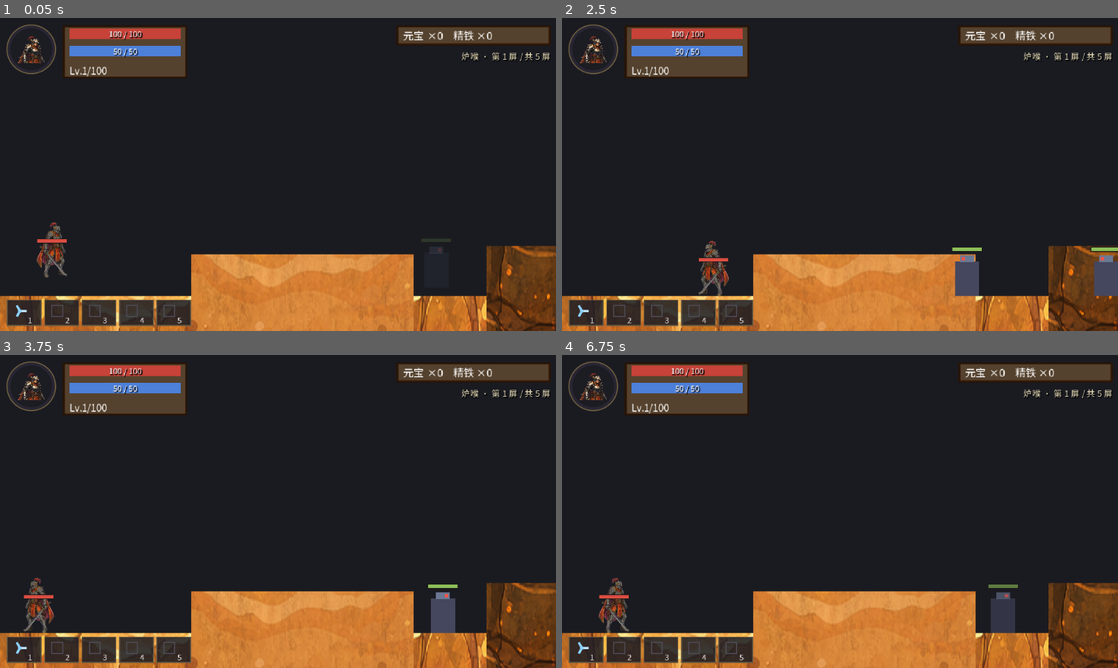
Above: before the commit, frames 1-4 (two rows, left to right).
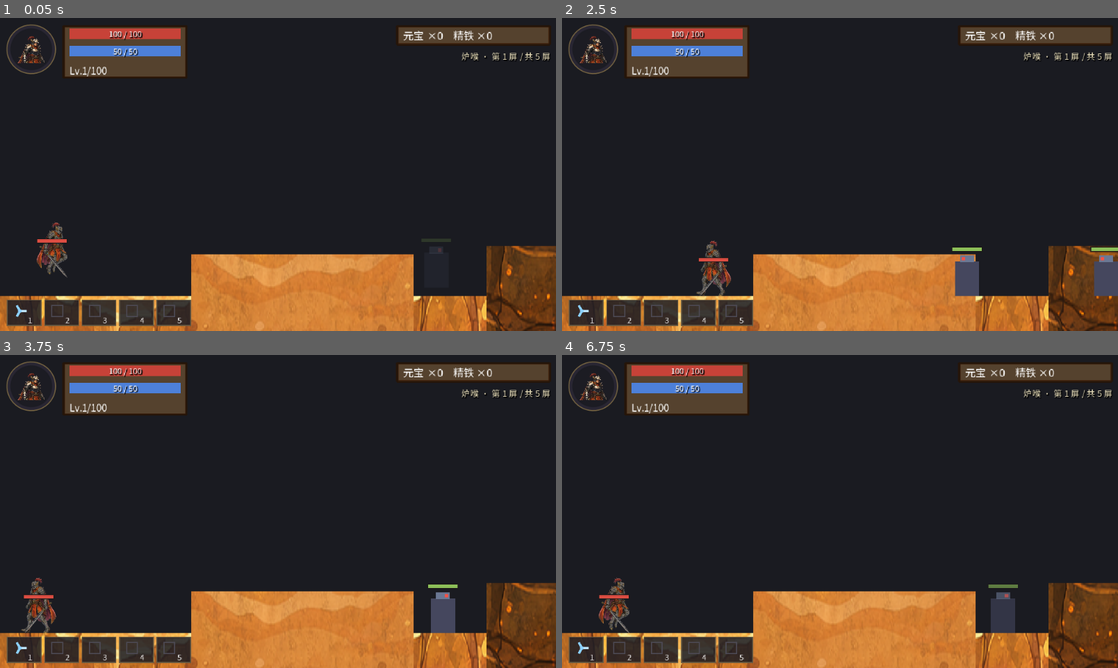
Above: after the commit, the same moments.

Repository: aachean/bailian
Game: Godot game, scene res://scenes/stages/luhou.tscn
Same seed, same stepped clock (60 frames per second), same inputs: the game is played once before the commit and once after it. This scene is started directly instead of the project's main scene.
Inputs (mouse positions are in pixels of both pictures, inside the frame that each line leads up to):
- Up to frame 1 (0.05 s): no input
- Up to frame 2 (2.5 s): tap Enter (ui_accept) at 0.5 s; move the mouse to (812, 237) at 0.52 s; hold D (move_right) 0.53-1.25 s; tap Space (jump) at 0.6, 0.77, 1.07, 2.3 s; click (812, 237) at 0.67 s; drag from (1006, 221) to (812, 237) at 1.27 s; move the mouse to (673, 127) at 2.02 s; hold A (move_left) from 2.03 s (still down); hold J (attack) from 2.03 s (still down)
- Up to frame 3 (3.75 s): release A (move_left) at 2.75 s; release J (attack) at 2.75 s; drag from (305, 511) to (111, 464) at 2.77 s; move the mouse to (194, 433) at 3.52 s; hold A (move_left) from 3.53 s (still down); tap K (dodge) at 3.6 s
- Up to frame 4 (6.75 s): tap Space (jump) at 3.77, 3.8, 4.07, 5.3 s; release A (move_left) at 4.25 s; drag from (962, 495) to (756, 433) at 4.27 s; move the mouse to (728, 527) at 5.02 s; hold D (move_right) 5.03-5.75 s; tap Keypad Enter at 5.1 s; click (728, 527) at 5.17 s; drag from (895, 442) to (728, 527) at 5.77 s; click "▶ 重新开始" at 6.5 s

The runs differ from the first frame. In frame 1, 0.3% of the frame differs, in the area x 6-13%, y 65-83%; in frame 2, 0.3%; in frame 3, 0.3%, in the area x 3-11%, y 71-89%; in frame 4, 0.3%.

Commit message:
feat(art): 剑客移动帧补齐 —— 走路 A/B 交替（步频随速度）+ 跳跃帧；shot_motion 实拍脚本

Diff:
--- a/scripts/characters/player.gd
+++ b/scripts/characters/player.gd
@@ -359,6 +359,8 @@
 var _skin: Sprite2D = null
 var _skin_frames: Dictionary = {}
 var _skin_base_scale := Vector2.ONE
+## 走路步频时钟（_update_skin_motion 推进）
+var _walk_clock := 0.0
 
 
 func _setup_skin() -> void:
@@ -381,6 +383,11 @@
 		&"windup": load(character.sprite_dir + "/atk_windup.png"),
 		&"strike": load(character.sprite_dir + "/atk_strike.png"),
 	}
+	# 移动帧：存在才进表（缺帧 _set_skin_frame 自动回退当前帧，不崩）
+	for pair in [["walk_a", "walk_a.png"], ["walk_b", "walk_b.png"], ["jump", "jump.png"]]:
+		var p: String = character.sprite_dir + "/" + str(pair[1])
+		if ResourceLoader.exists(p):
+			_skin_frames[StringName(pair[0])] = load(p)
 	_skin.visible = true
 	_skin.texture = _skin_frames[&"idle"]
 	var tex_h := float(_skin.texture.get_height())
@@ -706,8 +713,28 @@
 			_dead_process(delta)
 
 	_update_hurt_flash(delta)
+	_update_skin_motion(delta)
 	_update_facing()
 	move_and_slide()
+
+
+## 移动帧（ADR-0015 补间法的移动侧）：地面两帧走路交替（步频随速度），
+## 空中跳帧（上升/下落共用一帧——下落另配一张是全量铺开时的可选项）。
+## 只管 FREE 状态：攻击/受击的帧由各自流程负责，别在这里抢
+func _update_skin_motion(delta: float) -> void:
+	if not _skin_active() or state != State.FREE:
+		return
+	if not is_on_floor():
+		_set_skin_frame(&"jump")
+		return
+	var speed := absf(velocity.x)
+	if speed < 20.0:
+		_set_skin_frame(&"idle")
+		_walk_clock = 0.0
+		return
+	# 步频随速度：满速约每秒三步（一个周期两帧）
+	_walk_clock += delta * clampf(speed / 140.0, 0.7, 1.6) * 6.0
+	_set_skin_frame(&"walk_a" if fmod(_walk_clock, 2.0) < 1.0 else &"walk_b")
 
 
 ## 受击硬直：输入全部无效，只剩击退的惯性 + 重力。
--- /dev/null
+++ b/tests/shot_motion.gd
@@ -0,0 +1,61 @@
+extends Node
+## 剑客移动帧的实拍：走路 A/B 交替 + 跳跃帧（输出 build/shots/）。
+##     godot --path <项目根> res://tests/shot_motion.tscn
+##
+## 静图只能抓一瞬 —— 走路抓交替中的 B 帧（与 A 明显不同腿），跳跃抓离地上升段。
+## 真正的步频/衔接要进游戏按住方向键看，这里只证明「帧在换、姿势在变」。
+
+const LEVEL := preload("res://scenes/stages/lichang.tscn")
+
+
+func _ready() -> void:
+	var lv := LEVEL.instantiate()
+	add_child(lv)
+	await _frames(6)
+	var player := lv.get_node("Player")
+	player.global_position = Vector2(400.0, 288.0)
+	await _frames(10)
+
+	# 1) 走路：注入向右，跑到步频稳定后抓 B 帧所在瞬间
+	Input.action_press("move_right")
+	for i in 40:
+		await get_tree().physics_frame
+		var skin: Sprite2D = player.get_node("Visuals/Skin")
+		if skin.texture.resource_path.contains("walk_b"):
+			break
+	await _shot("motion_walk_b.png")
+	# 紧接着抓 A 帧
+	for i in 30:
+		await get_tree().physics_frame
+		var skin: Sprite2D = player.get_node("Visuals/Skin")
+		if skin.texture.resource_path.contains("walk_a"):
+			break
+	await _shot("motion_walk_a.png")
+	Input.action_release("move_right")
+
+	# 2) 跳跃：停稳 → 跳 → 上升段抓 jump 帧
+	await _frames(12)
+	Input.action_press("jump")
+	await _frames(2)
+	Input.action_release("jump")
+	for i in 30:
+		await get_tree().physics_frame
+		var skin: Sprite2D = player.get_node("Visuals/Skin")
+		if not player.is_on_floor():
+			break
+	await _frames(2)
+	await _shot("motion_jump.png")
+
+	get_tree().quit()
+
+
+func _shot(name: String) -> void:
+	await RenderingServer.frame_post_draw
+	var img := get_viewport().get_texture().get_image()
+	DirAccess.make_dir_recursive_absolute(ProjectSettings.globalize_path("res://build/shots"))
+	print("%s err=%d" % [name, img.save_png("res://build/shots/" + name)])
+
+
+func _frames(n: int) -> void:
+	for _i in n:
+		await get_tree().physics_frame
--- /dev/null
+++ b/tests/shot_motion.tscn
@@ -0,0 +1,6 @@
+[gd_scene load_steps=2 format=3]
+
+[ext_resource type="Script" path="res://tests/shot_motion.gd" id="1_shot"]
+
+[node name="ShotMotion" type="Node"]
+script = ExtResource("1_shot")
Binary file added: assets/characters/swordsman/jump.png
Not shown, added: assets/characters/swordsman/jump.png.import
Binary file added: assets/characters/swordsman/walk_a.png
Not shown, added: assets/characters/swordsman/walk_a.png.import
Binary file added: assets/characters/swordsman/walk_b.png
Not shown, added: assets/characters/swordsman/walk_b.png.import
